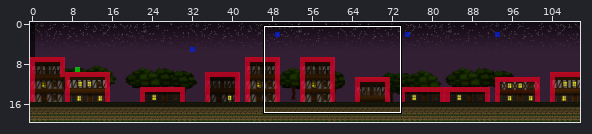
Tiled map -- Game/maps/Map1.tmx. The picture above shows the old version from afar; the outline marks the close-up.
Close-up. Old version:
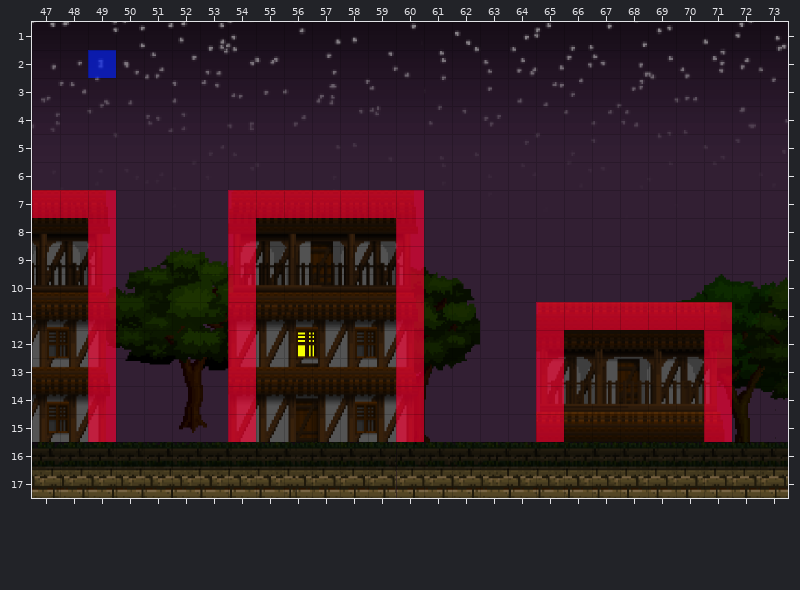
Cells are 64x64 px. Shown: x 47..73, y 1..17. The commit also changed other parts of the map, which this record leaves out.
After the commit:
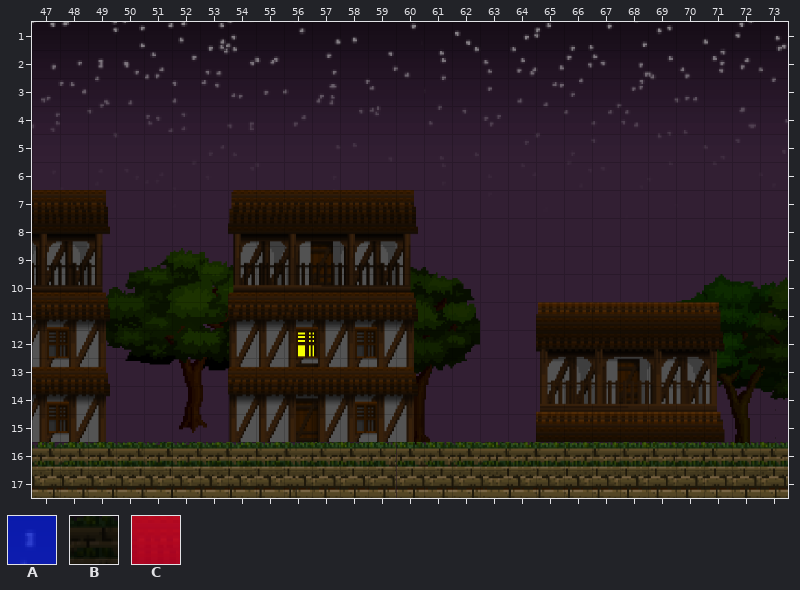
Key: from "Sprites": A 1084, B 1086, C 1131.
_ is an empty cell.
Tiles replaced or removed in this view: A, B, C.
See-through tiles are keyed as they look on the map.
The edit:
Changed rows in their new state; . is an unchanged cell.
Layer "Logic" (now hidden):
first column x 49:
 2 _
first column x 47:
 7 ___...._______.............
 8 .._...._....._.............
 9 .._...._....._.............
10 .._...._....._.............
11 .._...._....._...._______..
12 .._...._....._...._....._..
13 .._...._....._...._....._..
14 .._...._....._...._....._..
15 .._...._....._...._....._..
16 ___________________________
